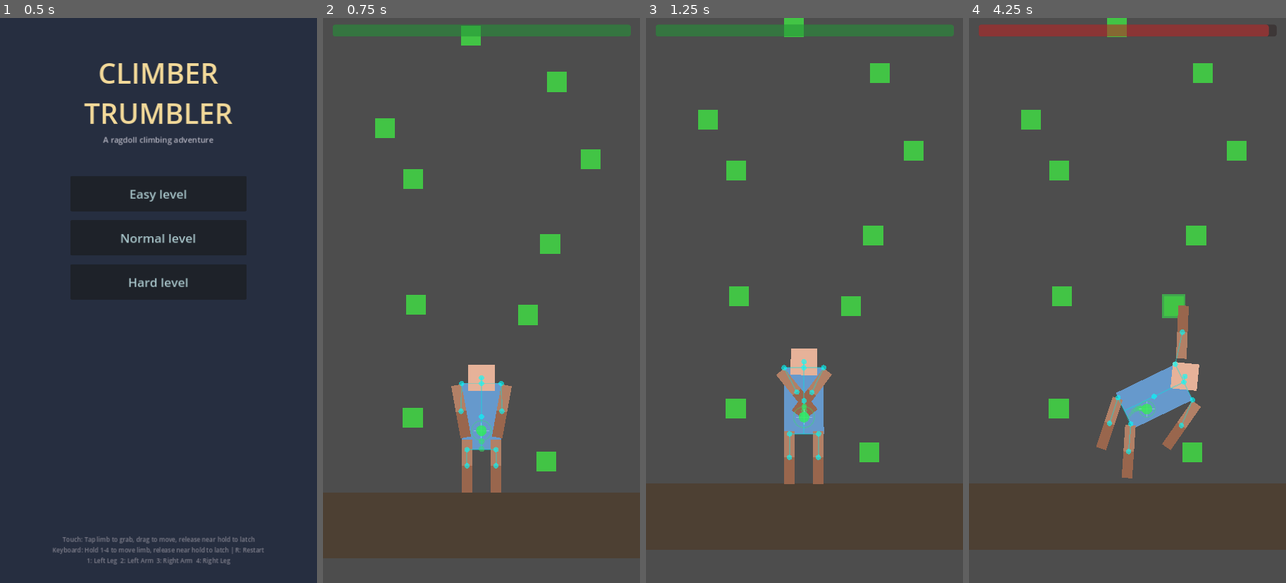
Above: before the commit, frames 1-4 (left to right).
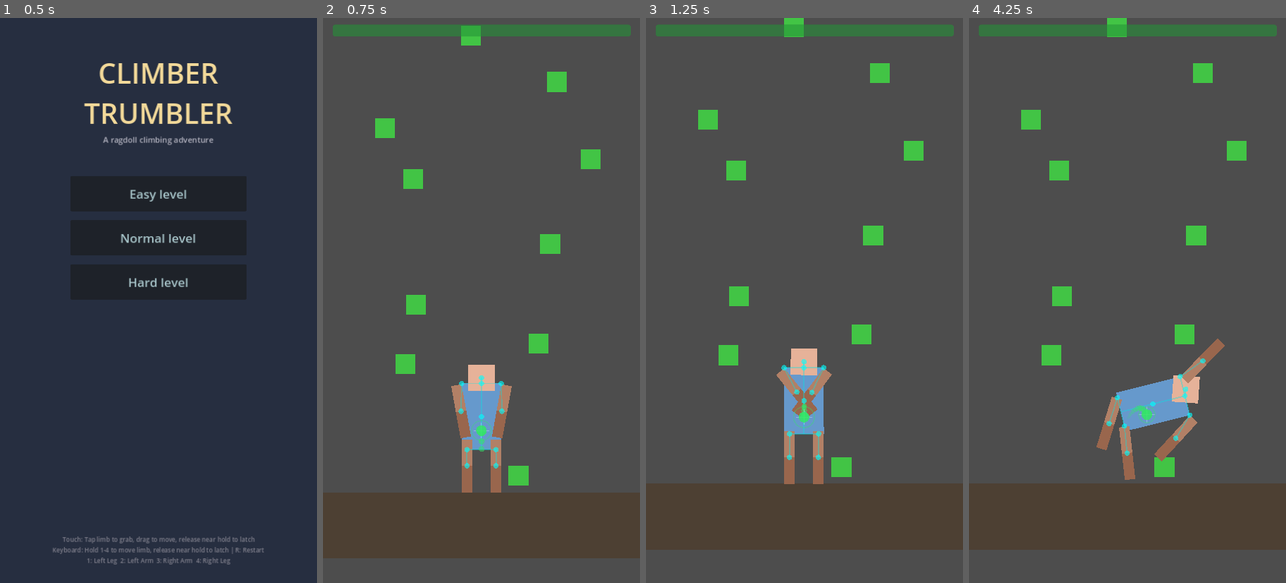
Above: after the commit, the same moments.

Repository: ZagorcicA/climber-trumbler
Game: Godot game, scene res://scenes/ui/StartScreen.tscn
Same seed, same stepped clock (60 frames per second), same inputs: the game is played once before the commit and once after it.
Inputs (mouse positions are in pixels of both pictures, inside the frame that each line leads up to):
- Up to frame 1 (0.5 s): no input
- Up to frame 2 (0.75 s): click "Easy level" at 0.5 s
- Up to frame 3 (1.25 s): no input
- Up to frame 4 (4.25 s): move the mouse to (1197, 272) at 1.27 s; tap E (both_arms_latch) at 1.35 s; click (1197, 272) at 1.42 s; tap Enter at 2 s; drag from (1064, 328) to (1095, 419) at 2.02 s; tap R (restart_level) at 2.75 s; move the mouse to (1159, 176) at 2.77 s; tap Space (latch_limb) at 2.85 s; click (1159, 176) at 2.92 s; drag from (1111, 413) to (1175, 306) at 3.52 s

Frame 1 is identical in both runs. In frame 2, 1.3% of the frame differs, in the area x 22-74%, y 50-83%; in frame 3, 1.3%; in frame 4, 5.5%, in the area x 3-98%, y 1-82%.

Commit message:
Add heavy pendulum CoM: growing visuals, wild swing, overshoot, and rope anchor
CoM now feels like a heavy rock on a rope when stamina drops:
- Dot/ring/trail grow 2x at exhaustion
- Sub-linear torque ramp (cube-root) makes small offsets create huge swing
- Horizontal overshoot makes CoM visually drift past center on movement
- Rope line from torso center to swinging CoM, fades in with tiredness
- Bumped torque strength to 16000, damping to 0.995 for violent pendulum

Co-Authored-By: Claude Opus 4.6 <noreply@anthropic.com>

Diff:
--- a/scenes/levels/LevelEasy.tscn
+++ b/scenes/levels/LevelEasy.tscn
@@ -44,13 +44,13 @@
 anchors_preset = -1
 
 [node name="Hold1" parent="." instance=ExtResource("3_x4u4f")]
-position = Vector2(674, 503)
+position = Vector2(632, 525)
 
 [node name="Hold2" parent="." instance=ExtResource("3_x4u4f")]
-position = Vector2(472, 437)
+position = Vector2(461, 356)
 
 [node name="Hold3" parent="." instance=ExtResource("3_x4u4f")]
-position = Vector2(646, 282)
+position = Vector2(662, 325)
 
 [node name="Hold4" parent="." instance=ExtResource("3_x4u4f")]
 position = Vector2(477, 267)
--- a/scripts/managers/center_of_mass_manager.gd
+++ b/scripts/managers/center_of_mass_manager.gd
@@ -18,7 +18,12 @@
 
 # Stamina-driven CoM state
 var stamina_ratio: float = 1.0              # 1.0=full, 0.0=empty
-var effective_com_position: Vector2         # com_position + stamina sag offset
+var effective_com_position: Vector2         # com_position + stamina sag + overshoot
+
+# Horizontal overshoot tracking
+var _prev_com_x: float = 0.0
+var _com_velocity_x: float = 0.0
+var _effective_offset_x: float = 0.0
 
 
 func update_stamina_ratio(ratio: float) -> void:
@@ -27,7 +32,16 @@
 
 func update_effective_com() -> void:
 	var sag = (1.0 - stamina_ratio) * PhysicsConstants.COM_STAMINA_SAG_MAX
-	effective_com_position = com_position + Vector2(0, sag)
+	var tiredness = 1.0 - stamina_ratio
+
+	# Track horizontal velocity and accumulate overshoot
+	_com_velocity_x = com_position.x - _prev_com_x
+	_prev_com_x = com_position.x
+	_effective_offset_x += _com_velocity_x * PhysicsConstants.COM_OVERSHOOT_GAIN * tiredness
+	_effective_offset_x *= PhysicsConstants.COM_OVERSHOOT_DECAY
+	_effective_offset_x = clampf(_effective_offset_x, -PhysicsConstants.COM_OVERSHOOT_MAX, PhysicsConstants.COM_OVERSHOOT_MAX)
+
+	effective_com_position = com_position + Vector2(_effective_offset_x * tiredness, sag)
 
 
 func update_com(bodies: Array, masses: Array, total_mass: float) -> void:
--- a/scripts/managers/physics_constants.gd
+++ b/scripts/managers/physics_constants.gd
@@ -143,8 +143,9 @@
 
 # STAMINA → CoM COUPLING
 const COM_STAMINA_SAG_MAX: float = 80.0              # Max downward CoM offset (px) at 0 stamina
-const COM_TORQUE_STRENGTH_EXHAUSTED: float = 8500.0  # Torque at 0 stamina (stronger pendulum)
-const COM_TORQUE_DAMPING_EXHAUSTED: float = 0.97     # Damping at 0 stamina (barely dampened)
+const COM_TORQUE_STRENGTH_EXHAUSTED: float = 16000.0  # Torque at 0 stamina (violent pendulum)
+const COM_TORQUE_DAMPING_EXHAUSTED: float = 0.995     # Damping at 0 stamina (almost no friction)
+const COM_TORQUE_RAMP_EXHAUSTED: float = 0.3          # Cube-root-like — tiny offset = huge torque
 
 # STAMINA COLORS (shared by stamina bar + CoM display)
 const COM_COLOR_FRESH: Color = Color(0.2, 0.9, 0.4, 0.85)     # Green — full stamina
@@ -165,5 +166,18 @@
 const COM_RING_MAX_RADIUS: float = 16.0
 const COM_CROSSHAIR_COLOR: Color = Color(1.0, 1.0, 1.0, 0.3)
 const COM_CROSSHAIR_SIZE: float = 12.0
+const COM_DOT_RADIUS_EXHAUSTED: float = 16.0          # Dot: 8→16px when tired
+const COM_RING_MIN_RADIUS_EXHAUSTED: float = 20.0     # Ring inner: 12→20px
+const COM_RING_MAX_RADIUS_EXHAUSTED: float = 28.0     # Ring outer: 16→28px
+const COM_TRAIL_DOT_SCALE_EXHAUSTED: float = 1.8      # Trail dots 1.8x bigger when tired
 const COM_TRAIL_LENGTH: int = 10
 const COM_TRAIL_SAMPLE_INTERVAL: int = 3
+
+# HORIZONTAL OVERSHOOT (pendulum feel when tired)
+const COM_OVERSHOOT_GAIN: float = 1.2                # CoM velocity → overshoot amount (wild)
+const COM_OVERSHOOT_DECAY: float = 0.985             # Per-frame return to center (very slow decay)
+const COM_OVERSHOOT_MAX: float = 120.0               # Max horizontal drift (px)
+
+# PENDULUM ROPE VISUAL
+const COM_ROPE_WIDTH_MAX: float = 3.0                # Rope thickness at 0 stamina
+const COM_ANCHOR_RADIUS: float = 5.0                 # Anchor dot at ideal CoM position
--- a/scripts/player/com_display.gd
+++ b/scripts/player/com_display.gd
@@ -104,15 +104,38 @@
 	else:
 		com_color = PhysicsConstants.COM_COLOR_TIRED.lerp(PhysicsConstants.COM_COLOR_CRITICAL, (0.5 - ratio) * 2.0)
 
-	# Center of mass (uses effective position with stamina sag)
+	# Anchor = torso center (the rope hangs from the body's core)
+	var anchor_local = to_local(torso.global_position)
+
+	# Effective CoM (sagged + overshoot — the swinging rock)
 	var com_global = _calculate_com_global()
 	var com_local = to_local(com_global)
 
-	# Trail (fading dots using stamina color)
+	# Stamina-scaled sizes (grow when tired)
+	var tiredness = 1.0 - ratio
+	var dot_radius = lerp(PhysicsConstants.COM_DOT_RADIUS_EXHAUSTED, PhysicsConstants.COM_DOT_RADIUS, ratio)
+	var ring_min = lerp(PhysicsConstants.COM_RING_MIN_RADIUS_EXHAUSTED, PhysicsConstants.COM_RING_MIN_RADIUS, ratio)
+	var ring_max = lerp(PhysicsConstants.COM_RING_MAX_RADIUS_EXHAUSTED, PhysicsConstants.COM_RING_MAX_RADIUS, ratio)
+	var trail_scale = lerp(PhysicsConstants.COM_TRAIL_DOT_SCALE_EXHAUSTED, 1.0, ratio)
+
+	# Pendulum rope (anchor → swinging rock, fades in with tiredness)
+	if tiredness > 0.05:
+		var rope_alpha = tiredness * 0.8
+		var rope_color = Color(com_color.r, com_color.g, com_color.b, rope_alpha)
+		var rope_width = lerp(1.0, PhysicsConstants.COM_ROPE_WIDTH_MAX, tiredness)
+		draw_line(anchor_local, com_local, rope_color, rope_width)
+
+		# Anchor dot (ideal CoM — small, white-ish, marks the pivot)
+		var anchor_alpha = tiredness * 0.6
+		var anchor_color = Color(1.0, 1.0, 1.0, anchor_alpha)
+		var anchor_radius = lerp(2.0, PhysicsConstants.COM_ANCHOR_RADIUS, tiredness)
+		draw_circle(anchor_local, anchor_radius, anchor_color)
+
+	# Trail (fading dots using stamina color, scaled by tiredness)
 	for i in range(trail.size()):
 		var alpha = lerp(0.6, 0.05, float(i) / float(PhysicsConstants.COM_TRAIL_LENGTH))
 		var trail_color = Color(com_color.r, com_color.g, com_color.b, alpha)
-		var radius = lerp(5.0, 2.0, float(i) / float(PhysicsConstants.COM_TRAIL_LENGTH))
+		var radius = lerp(5.0, 2.0, float(i) / float(PhysicsConstants.COM_TRAIL_LENGTH)) * trail_scale
 		draw_circle(to_local(trail[i]), radius, trail_color)
 
 	# Crosshair
@@ -120,14 +143,14 @@
 	draw_line(com_local + Vector2(-ch, 0), com_local + Vector2(ch, 0), PhysicsConstants.COM_CROSSHAIR_COLOR, 1.0)
 	draw_line(com_local + Vector2(0, -ch), com_local + Vector2(0, ch), PhysicsConstants.COM_CROSSHAIR_COLOR, 1.0)
 
-	# Pulsing ring (stamina color, lower alpha)
+	# Pulsing ring (stamina color, lower alpha, grows when tired)
 	var pulse = (sin(ring_phase) + 1.0) * 0.5
-	var ring_radius = lerp(PhysicsConstants.COM_RING_MIN_RADIUS, PhysicsConstants.COM_RING_MAX_RADIUS, pulse)
+	var ring_radius = lerp(ring_min, ring_max, pulse)
 	var ring_color = Color(com_color.r, com_color.g, com_color.b, 0.3)
 	draw_arc(com_local, ring_radius, 0, TAU, 32, ring_color, 2.0)
 
-	# CoM dot (drawn last, on top)
-	draw_circle(com_local, PhysicsConstants.COM_DOT_RADIUS, com_color)
+	# CoM dot (drawn last, on top — the heavy swinging rock)
+	draw_circle(com_local, dot_radius, com_color)
 
 
 func _calculate_com_global() -> Vector2:
--- a/scripts/player/player.gd
+++ b/scripts/player/player.gd
@@ -95,10 +95,11 @@
 	var offset = CenterOfMassManager.com_offset_horizontal
 	# Normalize by max offset, clamp to [-1, 1]
 	var normalized = clampf(offset / PhysicsConstants.COM_MAX_OFFSET, -1.0, 1.0)
-	# Apply power curve for non-linear ramp
-	var factor = sign(normalized) * pow(abs(normalized), PhysicsConstants.COM_TORQUE_RAMP)
-	# Stamina scaling — tired = stronger pendulum, less damping
+	# Stamina scaling — tired = stronger pendulum, less damping, sub-linear ramp
 	var ratio = CenterOfMassManager.stamina_ratio
+	var ramp = lerp(PhysicsConstants.COM_TORQUE_RAMP_EXHAUSTED, PhysicsConstants.COM_TORQUE_RAMP, ratio)
+	# Apply power curve (sqrt when exhausted — small offsets create big torque)
+	var factor = sign(normalized) * pow(abs(normalized), ramp)
 	var strength = lerp(PhysicsConstants.COM_TORQUE_STRENGTH_EXHAUSTED, PhysicsConstants.COM_TORQUE_STRENGTH, ratio)
 	var damping = lerp(PhysicsConstants.COM_TORQUE_DAMPING_EXHAUSTED, PhysicsConstants.COM_TORQUE_DAMPING, ratio)
 	torso.apply_torque(factor * strength)
